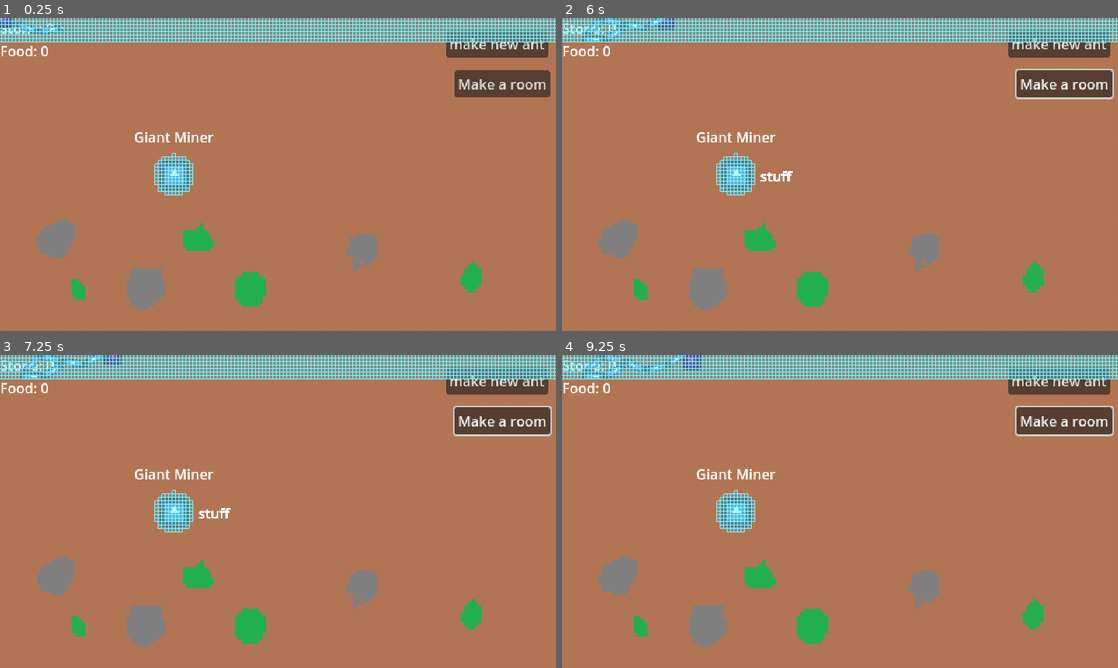
Above: before the commit, frames 1-4 (two rows, left to right).
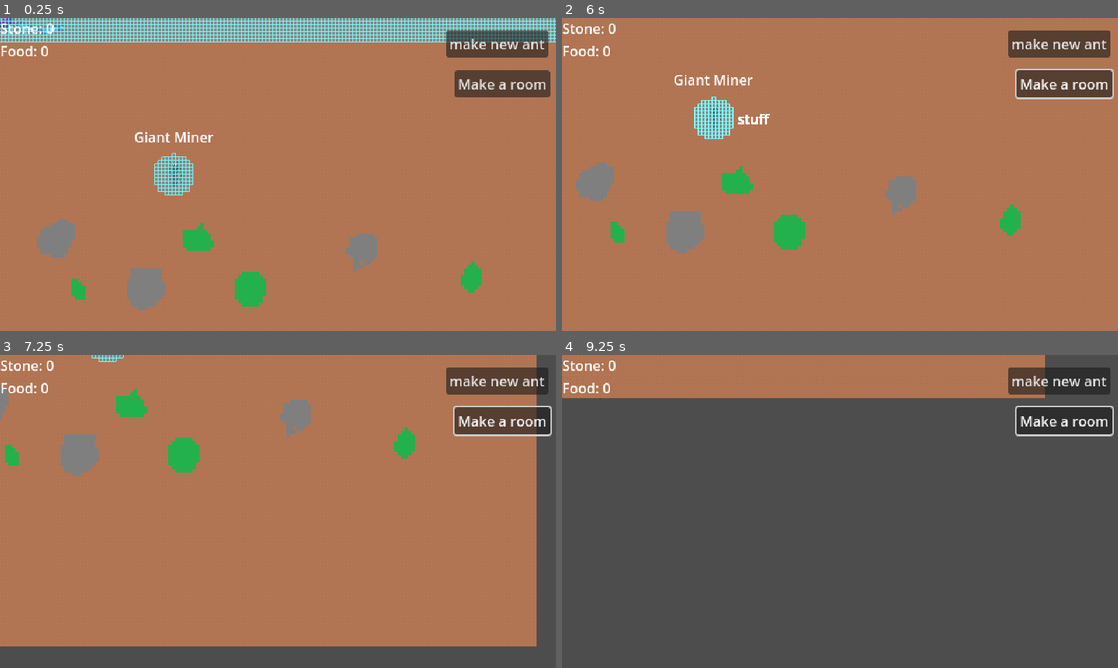
Above: after the commit, the same moments.

Repository: AlbieGray/LD57
Game: Godot game, scene res://Scenes/Game.tscn
Two runs of this game, one before a commit and one after it. Both use one fixed random seed, a clock stepped at 60 frames per second and the inputs below. The engine's default icon, where the game draws it, is replaced by a stand-in: a white triangle on a blue panel in a dark square.
Inputs (mouse positions are in pixels of both pictures, inside the frame that each line leads up to):
- Up to frame 1 (0.25 s): no input
- Up to frame 2 (6 s): click "Make a room" at 0.5 s; click "make new ant" at 1.25 s; click "make new ant" at 2 s; click "Make a room" at 2.75 s; click "make new ant" at 3.5 s; click "Make a room" at 4.25 s; tap Enter at 5 s; move the mouse to (962, 158) at 5.02 s; press the mouse at (962, 158) at 5.03 s; release the mouse at (962, 158) at 5.75 s; drag from (728, 190) to (662, 21) at 5.77 s
- Up to frame 3 (7.25 s): move the mouse to (333, 442) at 6.52 s; hold Right mouse button (rightMouse) from 6.53 s (still down); click (333, 442) at 6.8 s
- Up to frame 4 (9.25 s): release Right mouse button (rightMouse) at 7.25 s; tap Space at 7.25 s; drag from (812, 574) to (673, 358) at 7.27 s; move the mouse to (1006, 558) at 8.02 s; press the mouse at (1006, 558) at 8.03 s; release the mouse at (1006, 558) at 8.75 s; drag from (673, 464) to (756, 433) at 8.77 s

The runs differ from the first frame. In frame 1, 1.1% of the frame differs, in the area x 0-99%, y 1-55%; in frame 2, 16%; in frame 3, 24%; in frame 4, 94%, in the area x 0-100%, y 0-100%.

Commit message:
adding camera controls and importing sprites

Diff:
--- a/Scenes/Ant.tscn
+++ b/Scenes/Ant.tscn
@@ -1,8 +1,12 @@
-[gd_scene load_steps=8 format=3 uid="uid://qjo51es7hbnr"]
+[gd_scene load_steps=9 format=3 uid="uid://qjo51es7hbnr"]
 
 [ext_resource type="Script" uid="uid://qqo26vx2bish" path="res://Scripts/ant.gd" id="1_yahas"]
 [ext_resource type="Texture2D" uid="uid://bpxpwcmmrttp5" path="res://assets/sprites/selected_programmer.png" id="2_0aatc"]
-[ext_resource type="Texture2D" uid="uid://bhm5cbnlvkisa" path="res://icon.svg" id="2_y1ll1"]
+[ext_resource type="Texture2D" uid="uid://dgq1aao8hn52l" path="res://assets/sprites/Ant-Sheet.png" id="3_0aatc"]
+
+[sub_resource type="AtlasTexture" id="AtlasTexture_ruxgy"]
+atlas = ExtResource("3_0aatc")
+region = Rect2(0, 0, 160, 32)
 
 [sub_resource type="CircleShape2D" id="CircleShape2D_yahas"]
 radius = 21.0238
@@ -31,8 +35,8 @@
 
 [node name="Sprite2D" type="Sprite2D" parent="."]
 position = Vector2(0.500002, 5.5)
-scale = Vector2(0.257812, 0.257813)
-texture = ExtResource("2_y1ll1")
+texture = SubResource("AtlasTexture_ruxgy")
+hframes = 5
 
 [node name="Area2D" type="Area2D" parent="."]
 collision_layer = 4
--- a/Scenes/Game.tscn
+++ b/Scenes/Game.tscn
@@ -17,6 +17,13 @@
 
 [node name="LineDrawer" parent="." instance=ExtResource("4_b2bpf")]
 
-[node name="HUD" parent="." instance=ExtResource("5_b2bpf")]
+[node name="Tongue" parent="." instance=ExtResource("6_7lihs")]
 
-[node name="Tongue" parent="." instance=ExtResource("6_7lihs")]
+[node name="Camera" type="Camera2D" parent="."]
+position = Vector2(320, 180)
+limit_left = 0
+limit_smoothed = true
+
+[node name="CanvasLayer" type="CanvasLayer" parent="."]
+
+[node name="HUD" parent="CanvasLayer" instance=ExtResource("5_b2bpf")]
--- a/Scripts/ant.gd
+++ b/Scripts/ant.gd
@@ -34,6 +34,8 @@
 	display_name = first_names.pick_random() + " " + second_names.pick_random()
 	$NameTag.text = display_name
 
+	$Sprite2D.frame = randi_range(0, 4)
+
 func _process(delta: float) -> void:
 	mouse_pos = get_global_mouse_position()
 
@@ -56,6 +58,7 @@
 	if digging and selected and current_path_follow != null:
 		current_path_follow.progress += delta*speed
 		position = current_path_follow.position
+		rotation = current_path_follow.rotation
 		if current_path_follow.progress_ratio >= 1:
 			digging = false
 			path.curve.clear_points()
@@ -63,6 +66,7 @@
 	if making_room:
 		current_path_follow.progress += delta*speed
 		position = current_path_follow.position
+		rotation = current_path_follow.rotation
 		if current_path_follow.progress_ratio >= 1:
 			making_room = false
 
--- a/Scripts/game.gd
+++ b/Scripts/game.gd
@@ -18,6 +18,9 @@
 const NEW_ANT_COST = 50
 const NEW_ROOM_COST = 50
 
+var dragging_camera = false
+var camera_drag_previous_point = Vector2(0, 0)
+
 func make_new_ant():
 	if selected_ant == null:
 		print("select an ant first!")
@@ -35,7 +38,7 @@
 	add_child(new_ant)
 
 func update_gui():
-	$HUD.update_resource_counts(stone, food)
+	$CanvasLayer/HUD.update_resource_counts(stone, food)
 
 func _ready():
 	$Ant.line = $LineDrawer/Line2D
@@ -53,3 +56,12 @@
 	if end != Vector2.ZERO and end != past:
 		rope.extend_rope(end)
 		rope.shrink_rope(end)
+
+	if Input.is_action_just_pressed("leftMouse"):
+		dragging_camera = true
+		camera_drag_previous_point = get_viewport().get_mouse_position()
+	elif Input.is_action_pressed("leftMouse"):
+		var delta = camera_drag_previous_point - get_viewport().get_mouse_position()
+		$Camera.position += delta
+
+		camera_drag_previous_point = get_viewport().get_mouse_position()
--- a/hud.gd
+++ b/hud.gd
@@ -1,15 +1,16 @@
 extends Control
 
+@onready var game = get_parent().get_parent()
 
 func update_resource_counts(stone, food):
 	$StoneLabel.text = "Stone: "+str(stone)
 	$FoodLabel.text = "Food: "+str(food)
 
 func _on_make_ant_button_pressed() -> void:
-	get_parent().make_new_ant()
+	game.make_new_ant()
 
 
 func _on_make_room_button_pressed() -> void:
-	var currently_selected_ant = get_parent().selected_ant
+	var currently_selected_ant = game.selected_ant
 	if currently_selected_ant != null:
 		currently_selected_ant.make_room()
--- a/project.godot
+++ b/project.godot
@@ -43,5 +43,6 @@
 
 [rendering]
 
+textures/canvas_textures/default_texture_filter=0
 renderer/rendering_method="gl_compatibility"
 renderer/rendering_method.mobile="gl_compatibility"
Binary file added: assets/sprites/Ant-Sheet.png
Not shown, added: assets/sprites/Ant-Sheet.png.import
